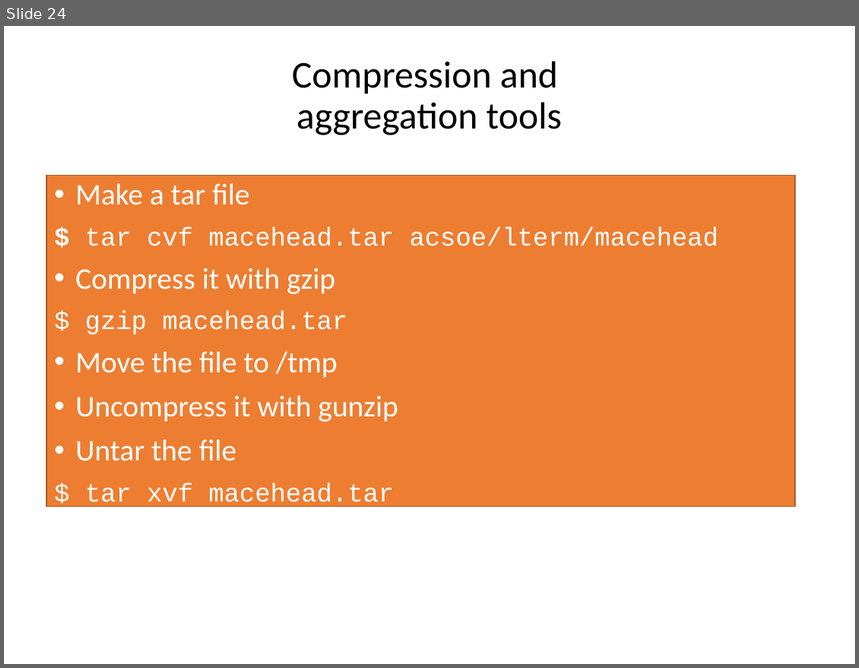
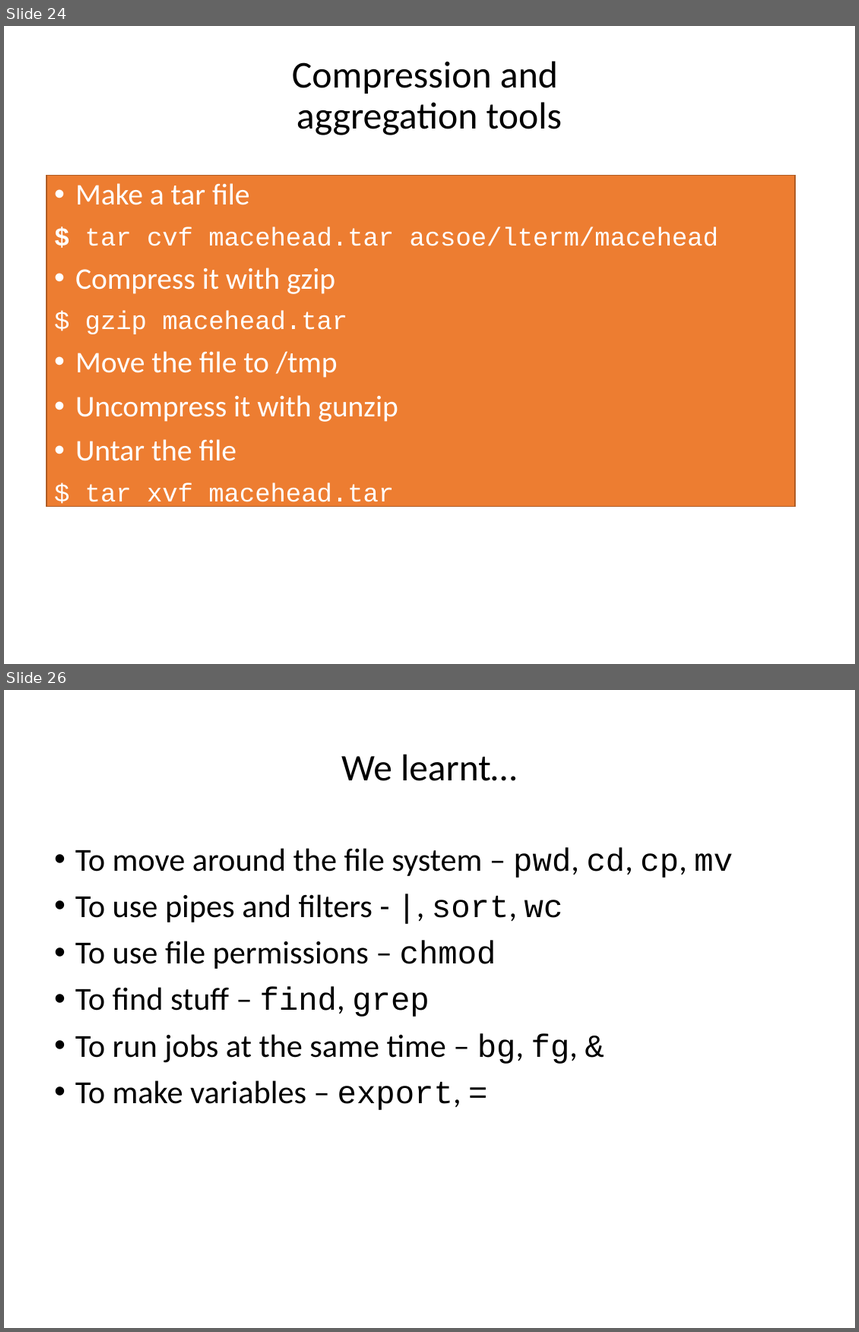
Before and after one commit to ncasuk/ncas-isc, a slide deck: shell/presentations/11_moretricks.pptx. Shown one above the other, each under a label of ours: slide 24 before the commit, slides 24 and 26 after it; the slides between them are not shown. The pictures are 859x668 and 859x1332 pixels, drawn with LibreOffice and Linux fonts; fonts in the diff are those of the drawing; background and template pictures are left out. Boxes give left, top, right and bottom in pixels: in the first picture for what was removed or moved away, otherwise in the second. Text is boxed around its words. In the diff, an @@ line names an element or a change of style, - is before the commit and + after.

```diff
--- a/shell/presentations/11_moretricks.pptx
+++ b/shell/presentations/11_moretricks.pptx
@@ slide 26 added at bbox=[4, 690, 855, 1328], background picture (left out) @@
@@ title added at bbox=[341, 754, 517, 781], 35 pt, text #000000 @@
+We learnt…
@@ text added at bbox=[75, 847, 733, 1110], 30 pt, text #000000 @@
+• To move around the file system – pwd, cd, cp, mv
+• To use pipes and filters - |, sort, wc
+• To use file permissions – chmod
+• To find stuff – find, grep
+• To run jobs at the same time – bg, fg, &
+• To make variables – export, =
```
Also in this commit, not shown: 1 slide changed, 2 other slides added.
